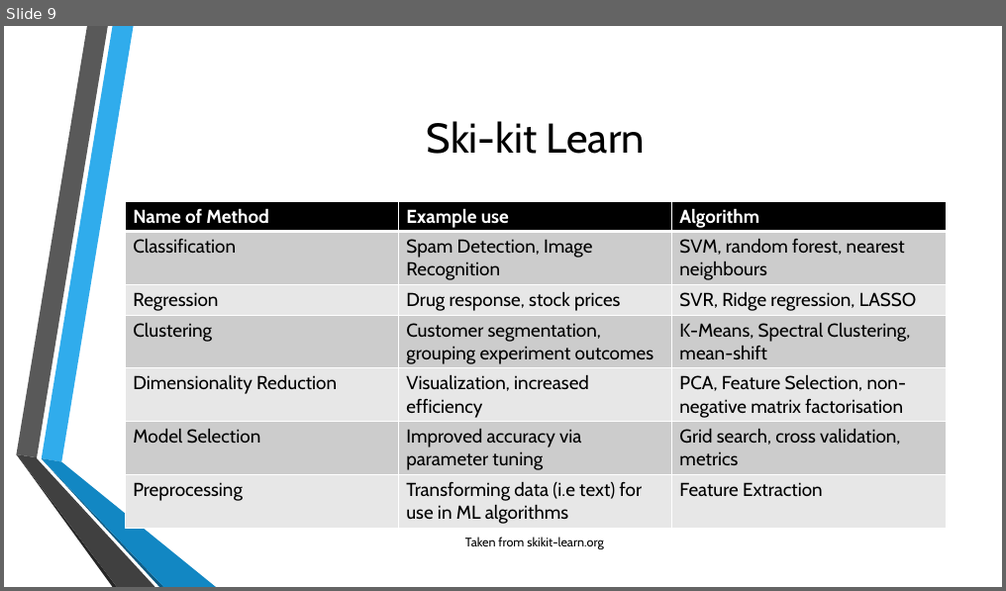
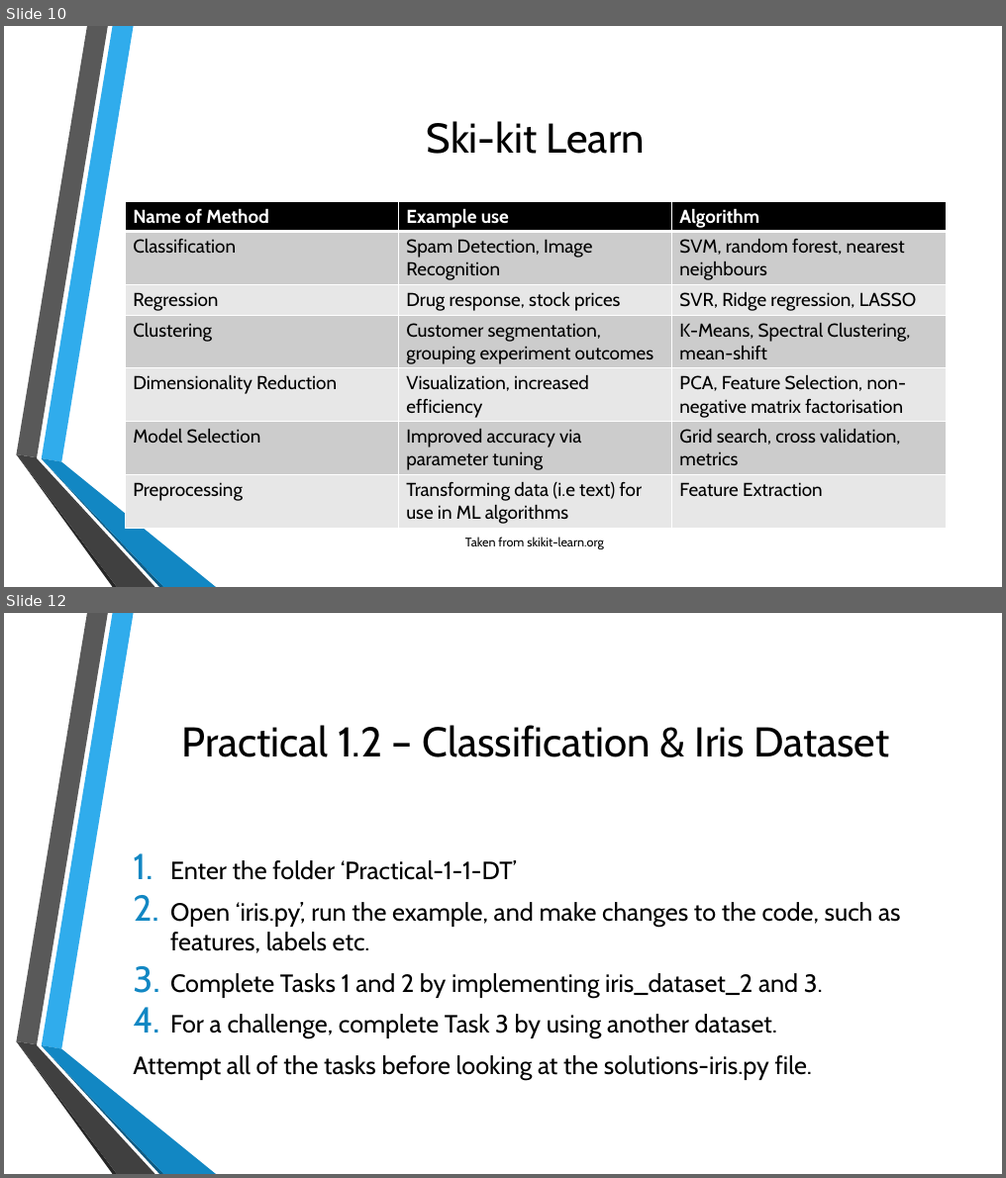
Before and after one commit to samuelsenior/ML_Intro, a slide deck: ML_Tools.pptx. Shown one above the other, each under a label of ours: slide 9 before the commit, slides 10 and 12 after it; the slides between them are not shown. The pictures are 1006x591 and 1006x1178 pixels, drawn with LibreOffice and Linux fonts; fonts in the diff are those of the drawing; background and template pictures are left out. Boxes give left, top, right and bottom in pixels: in the first picture for what was removed or moved away, otherwise in the second. Text is boxed around its words. In the diff, an @@ line names an element or a change of style, - is before the commit and + after.

Commit message:
Improvements to Powerpoint, completed Practical 1

```diff
--- a/ML_Tools.pptx
+++ b/ML_Tools.pptx
@@ slide 12 added at (4, 613, 1002, 1174), background picture (left out); not listed: 6 template elements that a slide beside it also shows @@
@@ title added at (181, 725, 889, 758), 40 pt, text #000000 @@
+Practical 1.2 – Classification & Iris Dataset
@@ text added at (133, 861, 901, 1080), 24 pt, text #000000 @@
+1. Enter the folder ‘Practical-1-1-DT’
+2. Open ‘iris.py’, run the example, and make changes to the code, such as features, labels etc.
+3. Complete Tasks 1 and 2 by implementing iris_dataset_2 and 3.
+4. For a challenge, complete Task 3 by using another dataset.
+Attempt all of the tasks before looking at the solutions-iris.py file.
@@ what was slide 9 is now slide 10 @@
```
Also in this commit, not shown: 3 slides changed, 3 other slides added, 1 slide removed, 4 other files.
